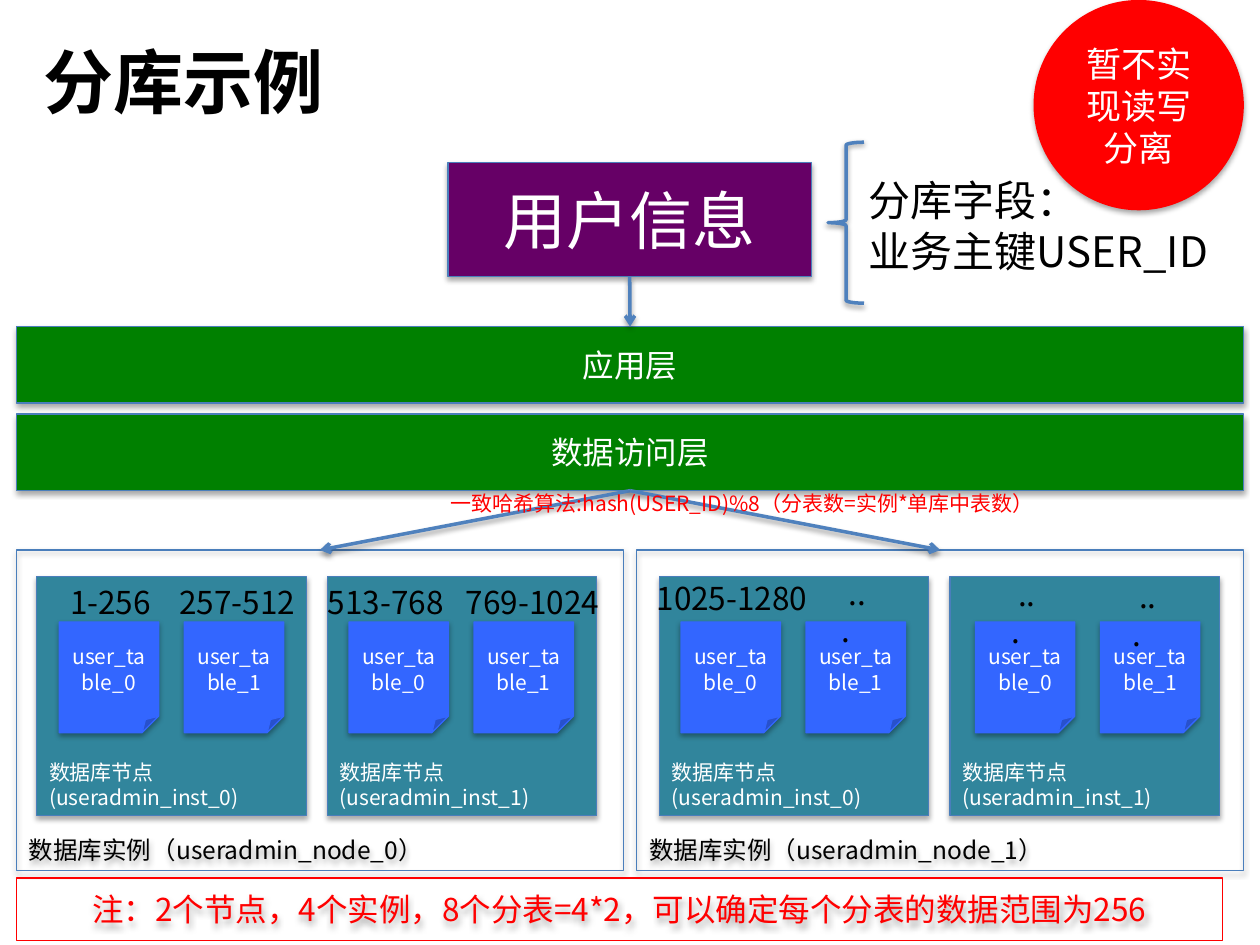
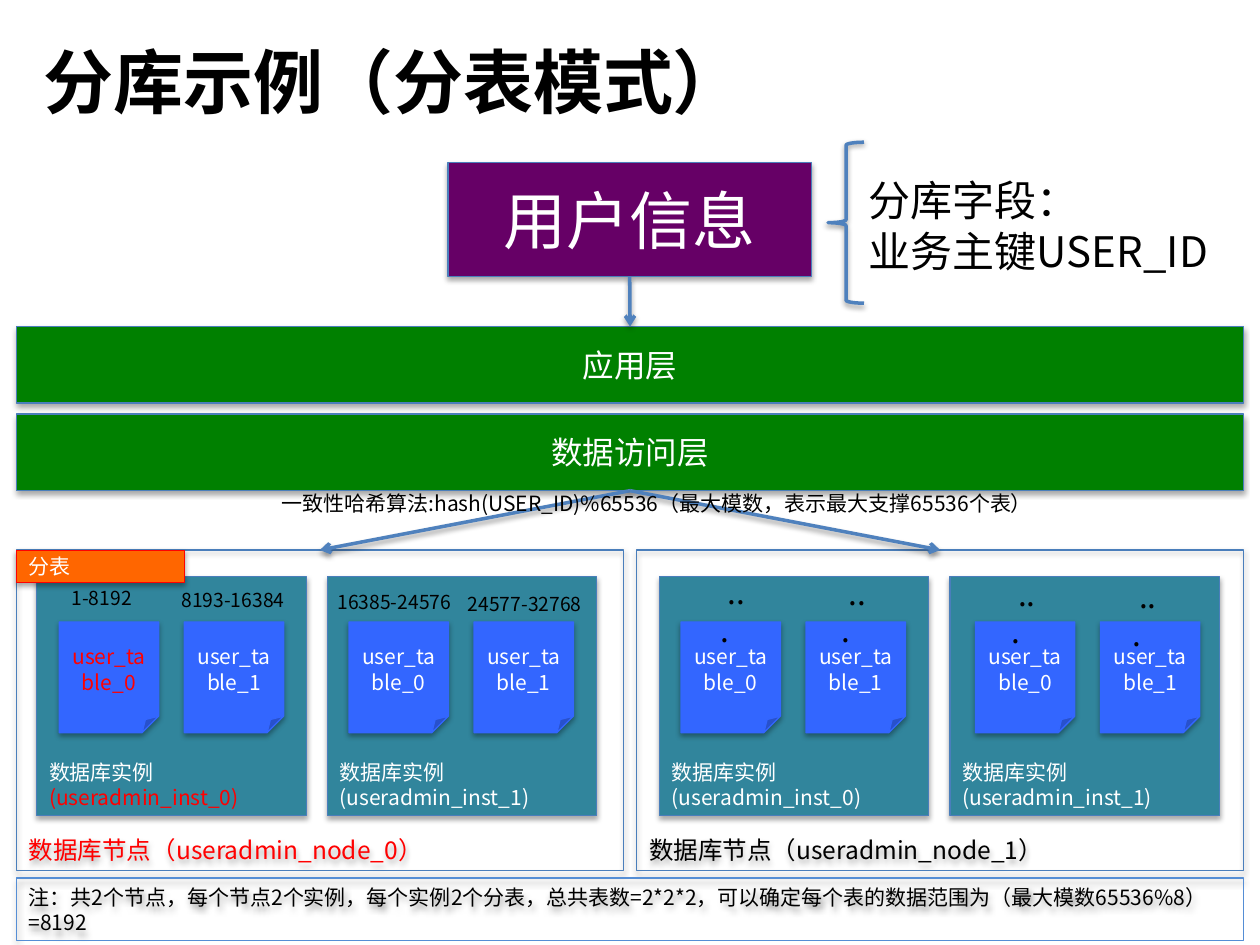
Before and after one commit to zl2006/yy-document, a slide deck: slide 3 of 【技术】分布式数据库/分布式数据库设计（YYDAL）.pptx (slide 1 before the commit). Drawn at 1260x945 pixels with LibreOffice and Linux fonts; fonts in the diff are those of the drawing. Boxes give left, top, right and bottom in pixels: in the first picture for what was removed or moved away, otherwise in the second. Text is boxed around its words. In the diff, an @@ line names an element or a change of style, - is before the commit and + after.

Commit message:
分布式数据库设计文档完善

```diff
--- a/【技术】分布式数据库/分布式数据库设计（YYDAL）.pptx
+++ b/【技术】分布式数据库/分布式数据库设计（YYDAL）.pptx
@@ ellipse removed at (x1=1033, y1=0, x2=1244, y2=210) @@
-暂不实现读写分离
@@ text at (x1=44, y1=48, x2=743, y2=115): text changed @@
-分库示例
+分库示例（分表模式）
@@ text at (x1=282, y1=490, x2=1032, y2=516): text changed; text colour #FF0000 to #000000 @@
-一致哈希算法:hash(USER_ID)%8（分表数=实例*单库中表数）
+一致性哈希算法:hash(USER_ID)%65536（最大模数，表示最大支撑65536个表）
@@ rectangle added at (x1=16, y1=551, x2=184, y2=582), fill #FF6600, outline #FF0000 0.75 pt, 12 pt, text #FFFFFF @@
+分表
@@ text added at (x1=708, y1=567, x2=766, y2=617), 18 pt, text #000000 @@
+...
@@ text at (x1=72, y1=590, x2=132, y2=605): text changed; size 18 to 11 pt @@
-1-256
+1-8192
@@ text at (x1=181, y1=592, x2=284, y2=607): text changed; size 18 to 11 pt @@
-257-512
+8193-16384
@@ text at (x1=337, y1=594, x2=451, y2=609): text changed; size 18 to 11 pt @@
-513-768
+16385-24576
@@ text removed at (x1=466, y1=582, x2=599, y2=623) @@
-769-1024
@@ text added at (x1=468, y1=596, x2=582, y2=611), 11 pt, text #000000 @@
+24577-32768
@@ text removed at (x1=657, y1=578, x2=808, y2=619) @@
-1025-1280
@@ folded corner "user_table_0" at (x1=59, y1=622, x2=159, y2=733): text colour #FFFFFF to #FF0000 @@
@@ text in rectangle at (x1=49, y1=762, x2=239, y2=809): text changed; text colour #FFFFFF to #FF0000 @@
-数据库节点(useradmin_inst_0)
+数据库实例(useradmin_inst_0)
@@ text in rectangle at (x1=340, y1=762, x2=530, y2=809): text changed @@
-数据库节点(useradmin_inst_1)
+数据库实例(useradmin_inst_1)
@@ text in rectangle at (x1=672, y1=762, x2=862, y2=809): text changed @@
-数据库节点(useradmin_inst_0)
+数据库实例(useradmin_inst_0)
@@ text in rectangle at (x1=962, y1=762, x2=1152, y2=809): text changed @@
-数据库节点(useradmin_inst_1)
+数据库实例(useradmin_inst_1)
@@ text in rectangle at (x1=29, y1=838, x2=423, y2=863): text changed; text colour #000000 to #FF0000 @@
-数据库实例（useradmin_node_0）
+数据库节点（useradmin_node_0）
@@ text in rectangle at (x1=649, y1=838, x2=1043, y2=863): text changed @@
-数据库实例（useradmin_node_1）
+数据库节点（useradmin_node_1）
@@ rectangle "注：共2个节点，每个节点2个实例，每个实例2个分表，总共表数=2*2*2，可以确定每个表的数据范围为（最大模数65536 ..." resized from (x1=16, y1=878, x2=1222, y2=941) to (x1=16, y1=878, x2=1244, y2=941) @@
@@ rectangle "注：共2个节点，每个节点2个实例，每个实例2个分表，总共表数=2*2*2，可以确定每个表的数据范围为（最大模数65536 ..." at (x1=16, y1=878, x2=1244, y2=941): outline #FF0000 0.75 pt to #558ED5 0.75 pt @@
@@ text in rectangle at (x1=29, y1=887, x2=1207, y2=931): text changed; size 18 to 12 pt; text colour #FF0000 to #000000 @@
-注：2个节点，4个实例，8个分表=4*2，可以确定每个分表的数据范围为256
+注：共2个节点，每个节点2个实例，每个实例2个分表，总共表数=2*2*2，可以确定每个表的数据范围为（最大模数65536%8）=8192
```
Also in this commit, not shown: 5 other slides changed, 8 slides added.
